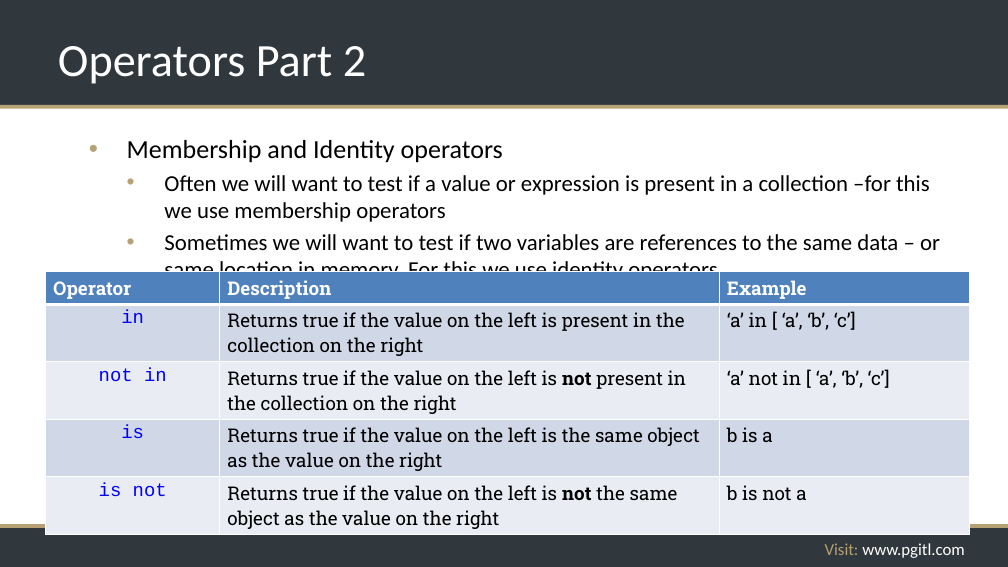
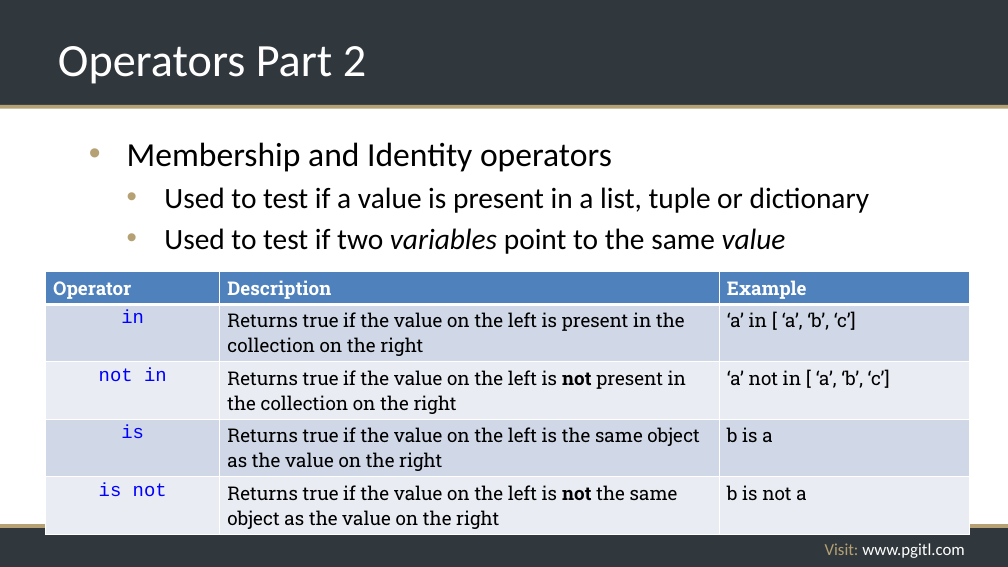
Before and after one commit to rikkouri/project-a, a slide deck: slide 93 of Programming Foundations.pptx (slide 95 before the commit). Drawn at 1008x567 pixels with LibreOffice and Linux fonts; fonts in the diff are those of the drawing; background and template pictures are left out. Boxes give left, top, right and bottom in pixels: in the first picture for what was removed or moved away, otherwise in the second. Text is boxed around its words. In the diff, an @@ line names an element or a change of style, - is before the commit and + after.

```diff
--- a/Programming Foundations.pptx
+++ b/Programming Foundations.pptx
@@ text at (127, 142, 612, 172): size 24.8 to 32 pt in "Membership and Identity operators"; more space between paragraphs @@
@@ text at (164, 187, 870, 254): text changed; size 21.7 to 28 pt @@
-  • Often we will want to test if a value or expression is present in a collection –for this we use membership operators
-  • Sometimes we will want to test if two variables are references to the same data – or same location in memory. For this we use identity operators
+  • Used to test if a value is present in a list, tuple or dictionary
+  • Used to test if two variables point to the same value
```
Also in this commit, not shown: 28 other slides changed, 15 slides added, 1 slide removed.
